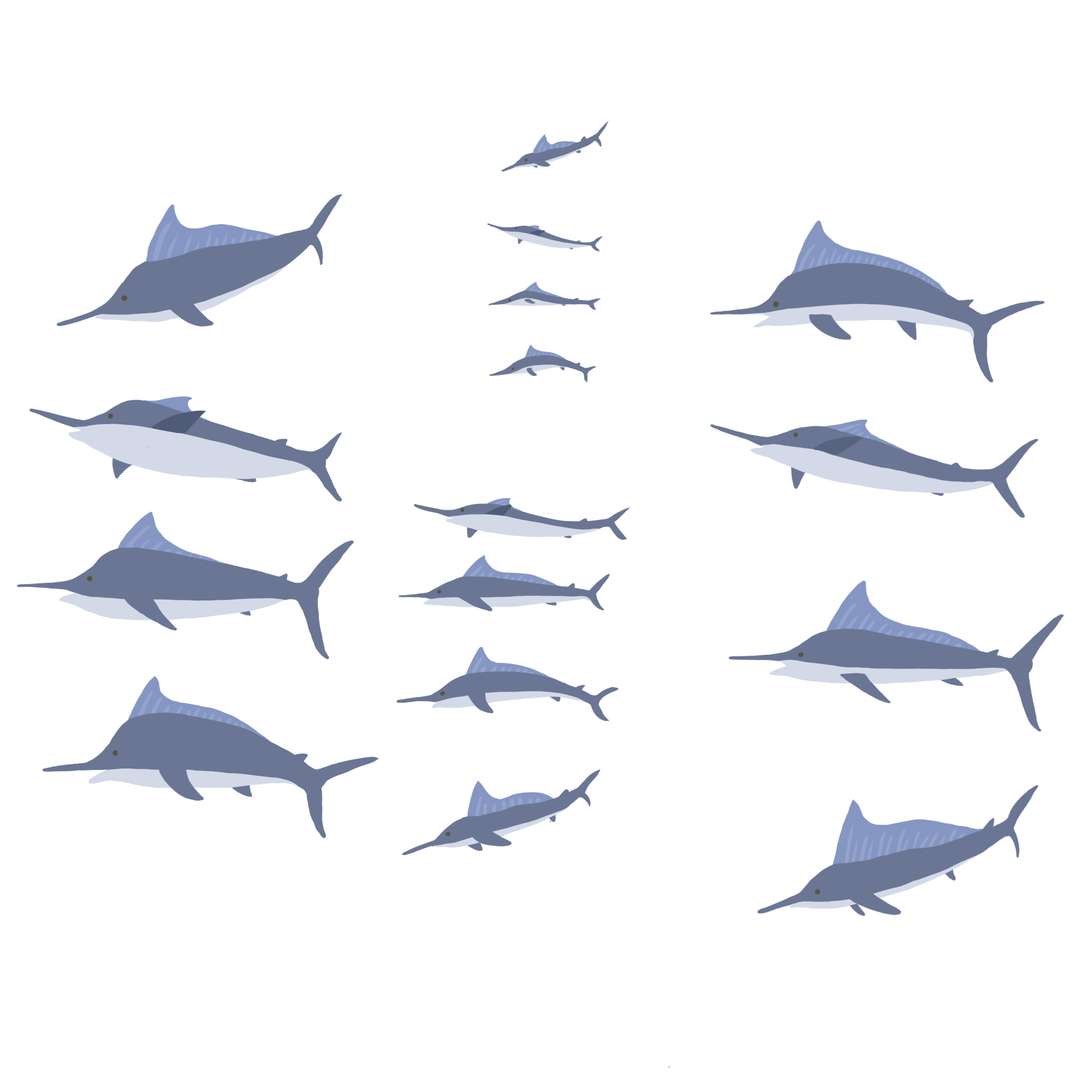
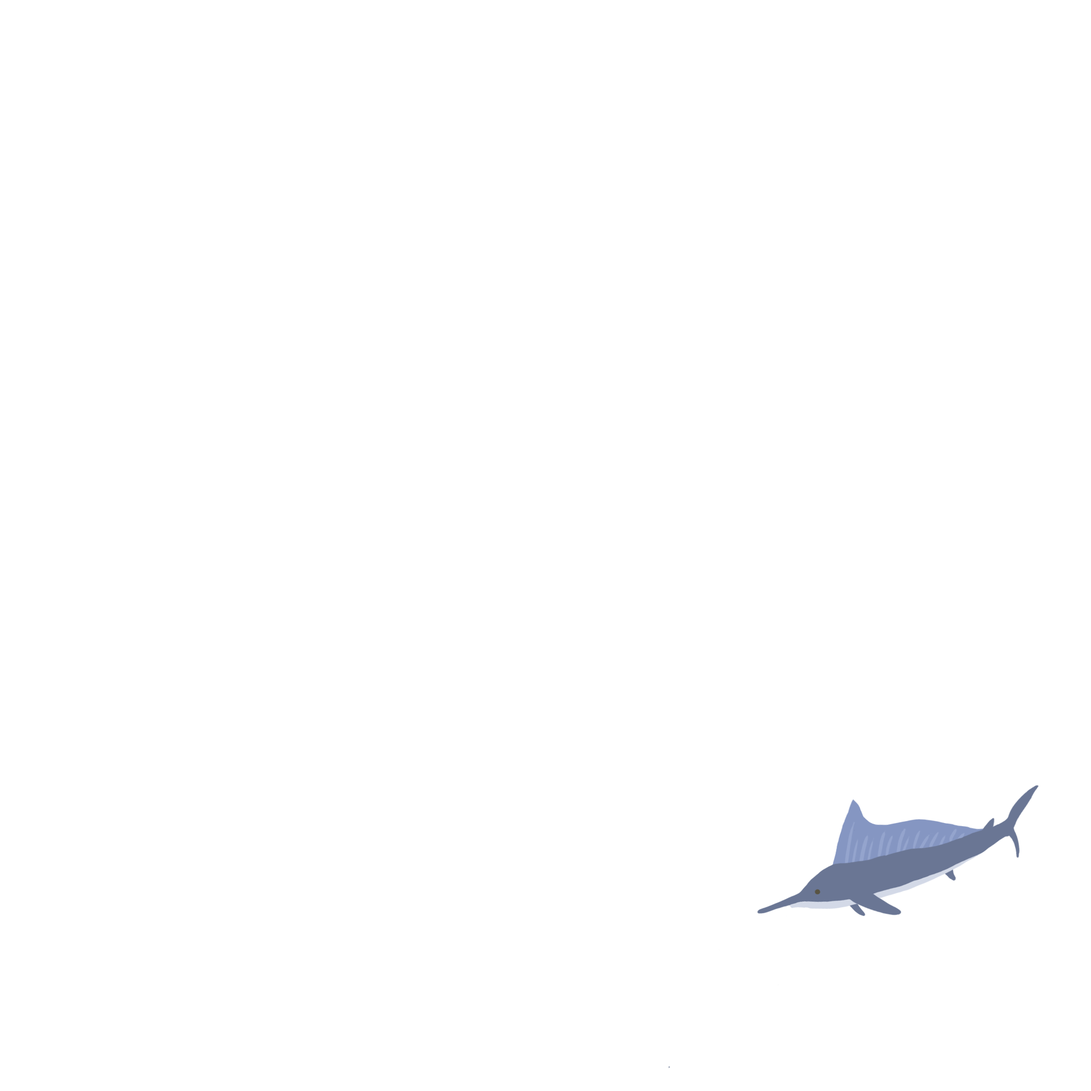
Comparing the layer stacks of the two 1091 x 1091 images. Changes:
hid group "big" (4 layers) over [16, 193, 380, 839]
hid "big_up" over [28, 396, 343, 503]
hid group "joven" (4 layers) over [396, 497, 632, 856]
hid group "bebe" (4 layers) over [487, 120, 610, 383]
hid "normal_side" over [728, 580, 1065, 733]
hid "normal_top" over [709, 419, 1040, 519]
hid "normal_idle" over [709, 220, 1046, 384]
